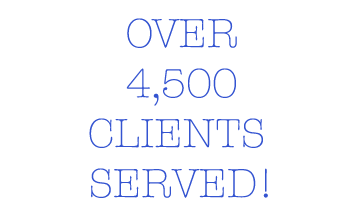
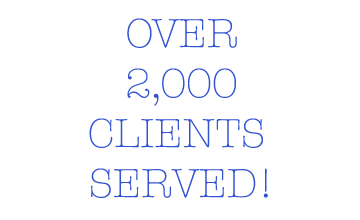
The second 360 × 220 image is a revision of the first. Changes to its layers:
hid "OVER 4,500 CLIENTS SERVED!" over (126, 68, 185, 98)
showed "OVER 2,000 CLIENTS SERVED!" over (126, 68, 185, 98)
